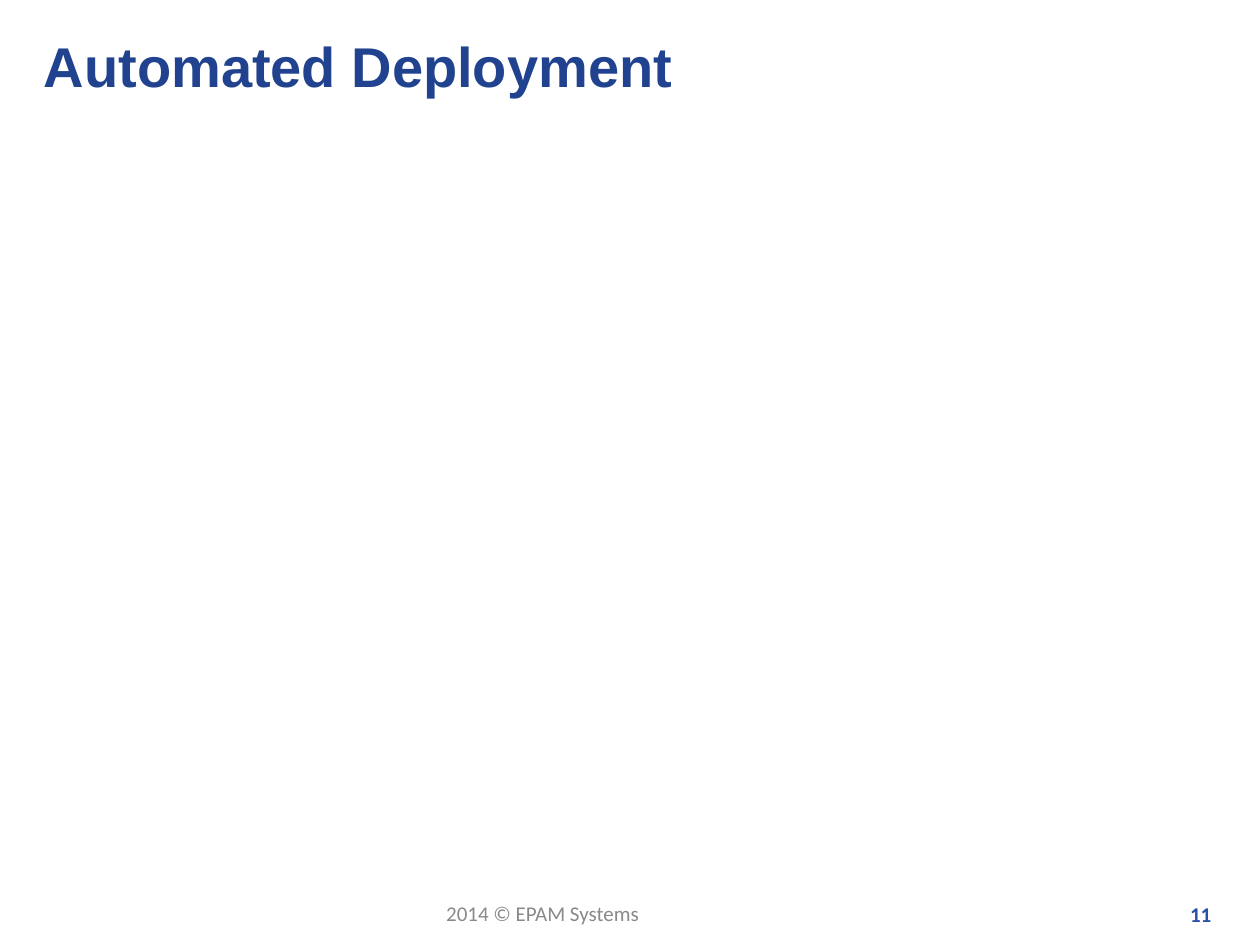
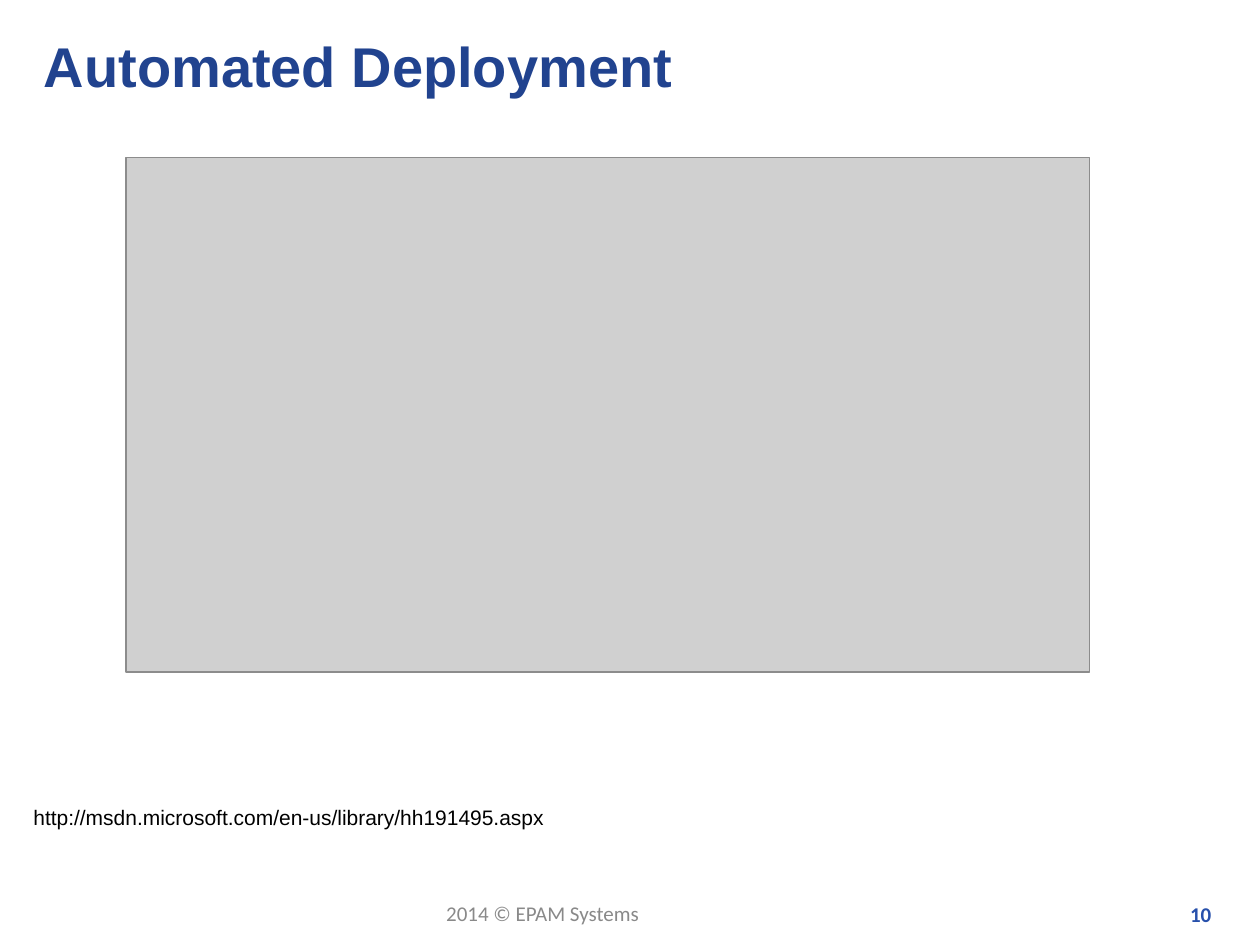
Before and after one commit to santatamas/Build-Automation, a slide deck: slide 10 of presentation/Continuous_Integration.pptx (slide 11 before the commit). Drawn at 1260x945 pixels with LibreOffice and Linux fonts; fonts in the diff are those of the drawing; grey boxes stand for pictures; background and template pictures are left out. Boxes give left, top, right and bottom in pixels: in the first picture for what was removed or moved away, otherwise in the second. Text is boxed around its words. In the diff, an @@ line names an element or a change of style, - is before the commit and + after.

Commit message:
finished CI presentation

```diff
--- a/presentation/Continuous_Integration.pptx
+++ b/presentation/Continuous_Integration.pptx
@@ picture added at [126, 158, 1090, 672] @@
@@ text added at [33, 809, 543, 829], 12 pt, text #000000 @@
+http://msdn.microsoft.com/en-us/library/hh191495.aspx
@@ page number at [1190, 908, 1211, 922]: text changed @@
-11
+10
```
Also in this commit, not shown: 2 other slides changed, 2 slides added, 3 slides removed.
